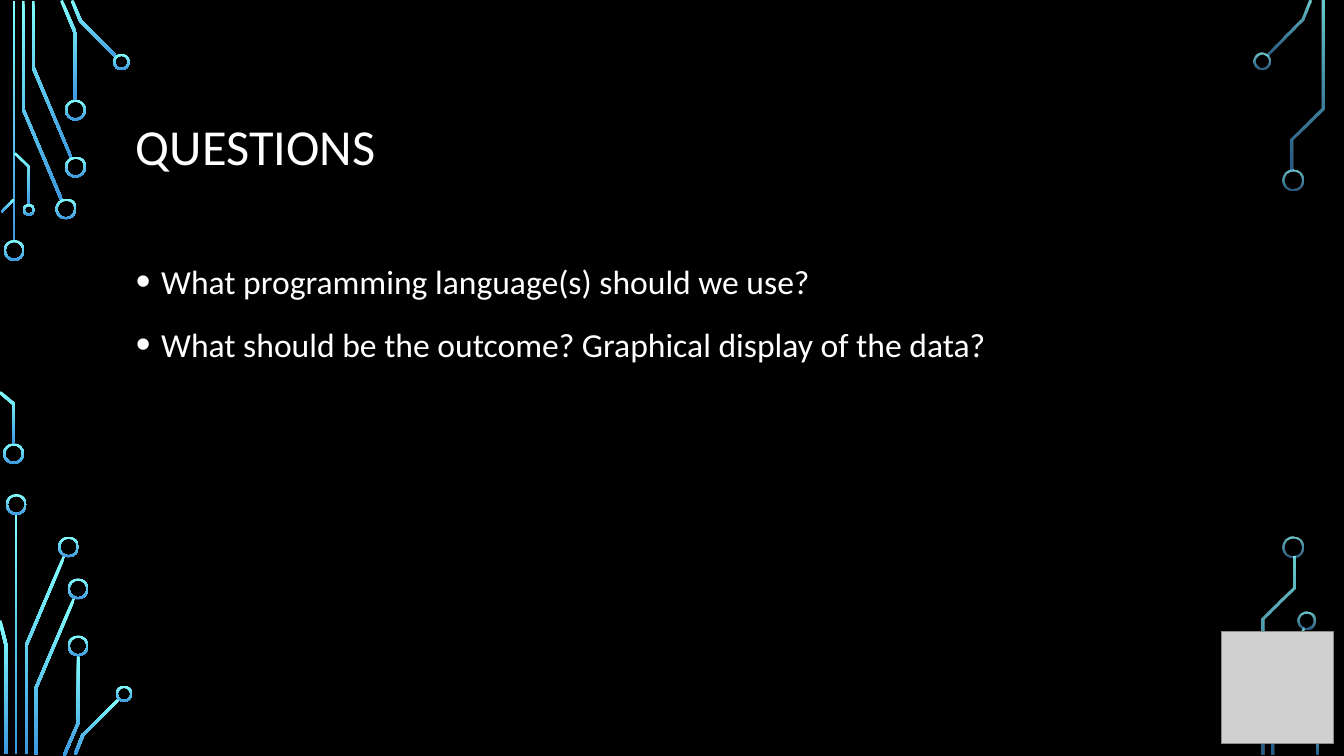
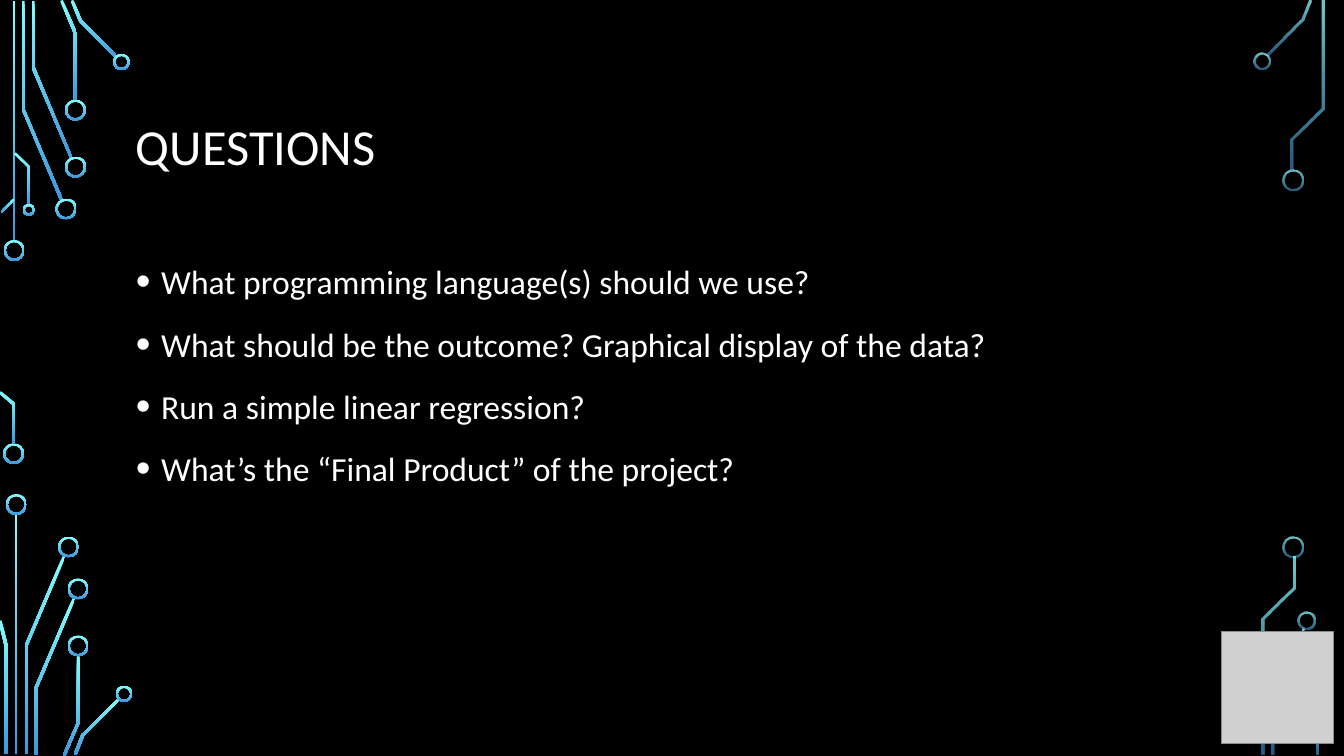
Before and after one commit to shangeri/Software-Engineering-7-610-1.00, a slide deck: slide 13 of Presention_by_Cédric.pptx (slide 11 before the commit). Drawn at 1344x756 pixels with LibreOffice and Linux fonts; fonts in the diff are those of the drawing; grey boxes stand for pictures; background and template pictures are left out. Boxes give left, top, right and bottom in pixels: in the first picture for what was removed or moved away, otherwise in the second. Text is boxed around its words. In the diff, an @@ line names an element or a change of style, - is before the commit and + after.

```diff
--- a/Presention_by_Cédric.pptx
+++ b/Presention_by_Cédric.pptx
@@ text at [161, 395, 734, 487]: paragraphs added @@
+• Run a simple linear regression?
+• What’s the “Final Product” of the project?
```
Also in this commit, not shown: 5 other slides changed, 2 slides added.
